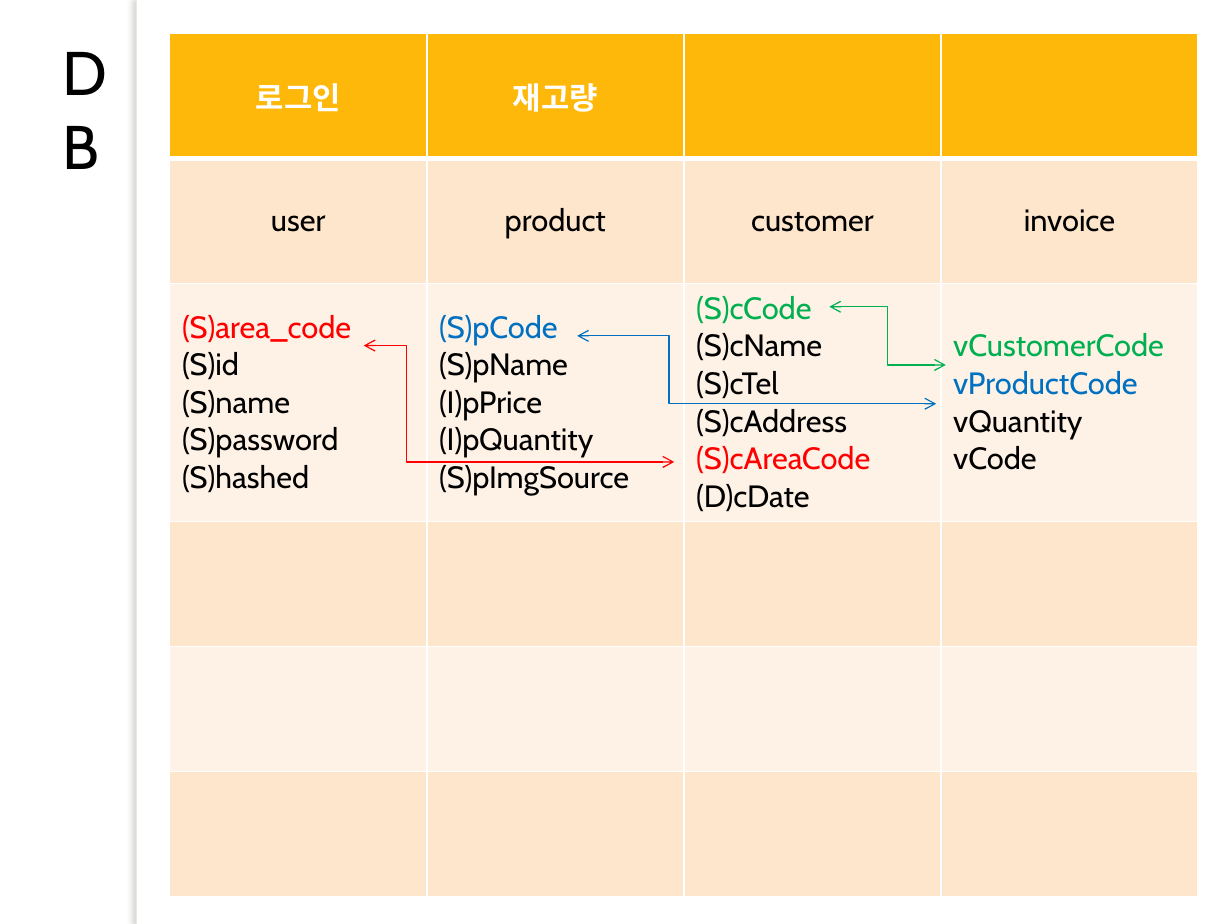
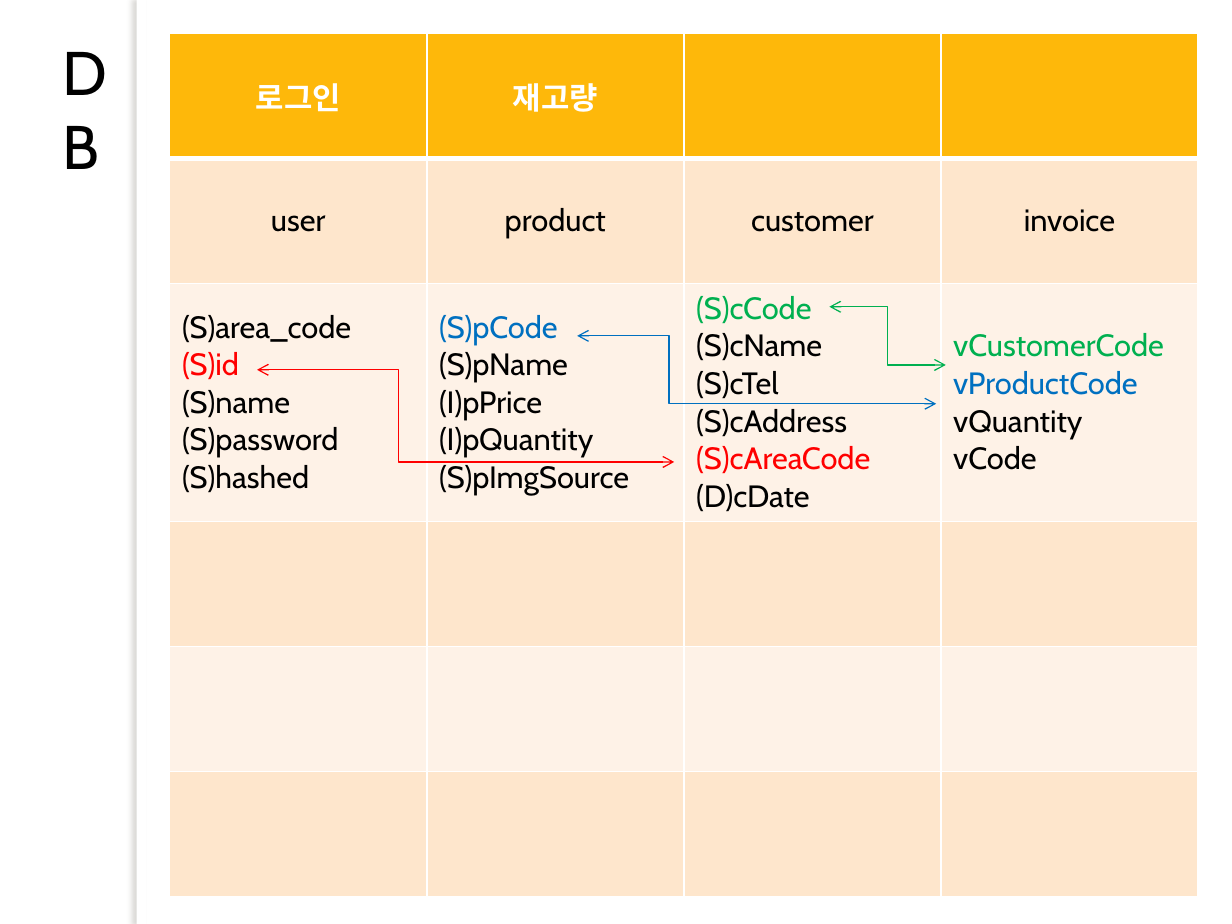
Before and after one commit to lx9203/fulfillmentBlue, a slide deck: slide 3 of 프레젠테이션1.pptx. Drawn at 1232x924 pixels with LibreOffice and Linux fonts; fonts in the diff are those of the drawing; background and template pictures are left out. Boxes give left, top, right and bottom in pixels: in the first picture for what was removed or moved away, otherwise in the second. Text is boxed around its words. In the diff, an @@ line names an element or a change of style, - is before the commit and + after.

```diff
--- a/프레젠테이션1.pptx
+++ b/프레젠테이션1.pptx
@@ table at (x1=170, y1=33, x2=1200, y2=893) @@
@@ text colour #FF0000 to #000000 in "(S)area_code" @@
@@ text colour #000000 to #FF0000 in "(S)id" @@
@@ elbow double arrow moved from (363, 346) - (674, 462) to (257, 370) - (674, 462) @@
```
Also in this commit, not shown: 9 other slides changed, 1 slide added, 2 slides removed.
